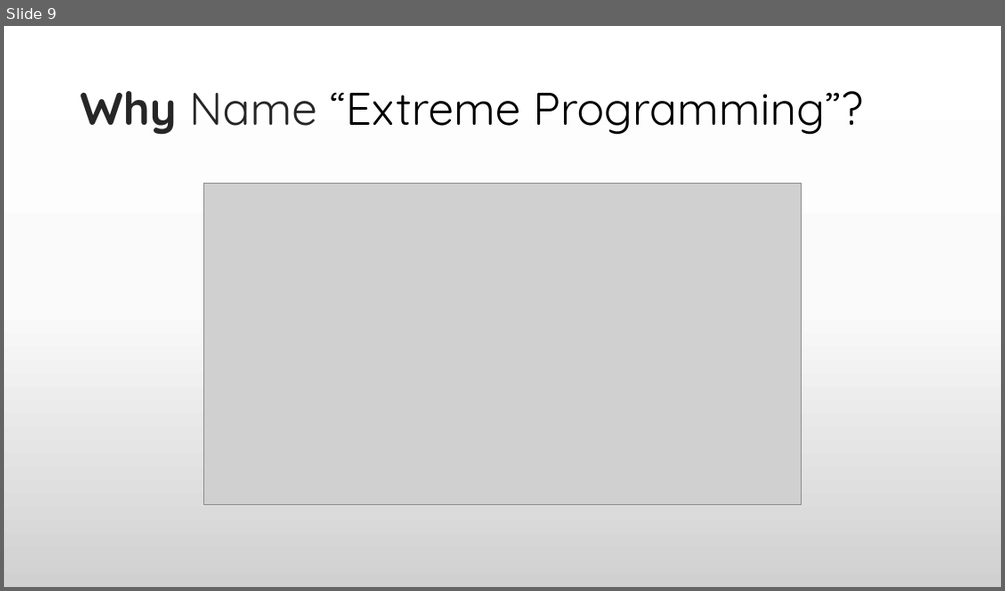
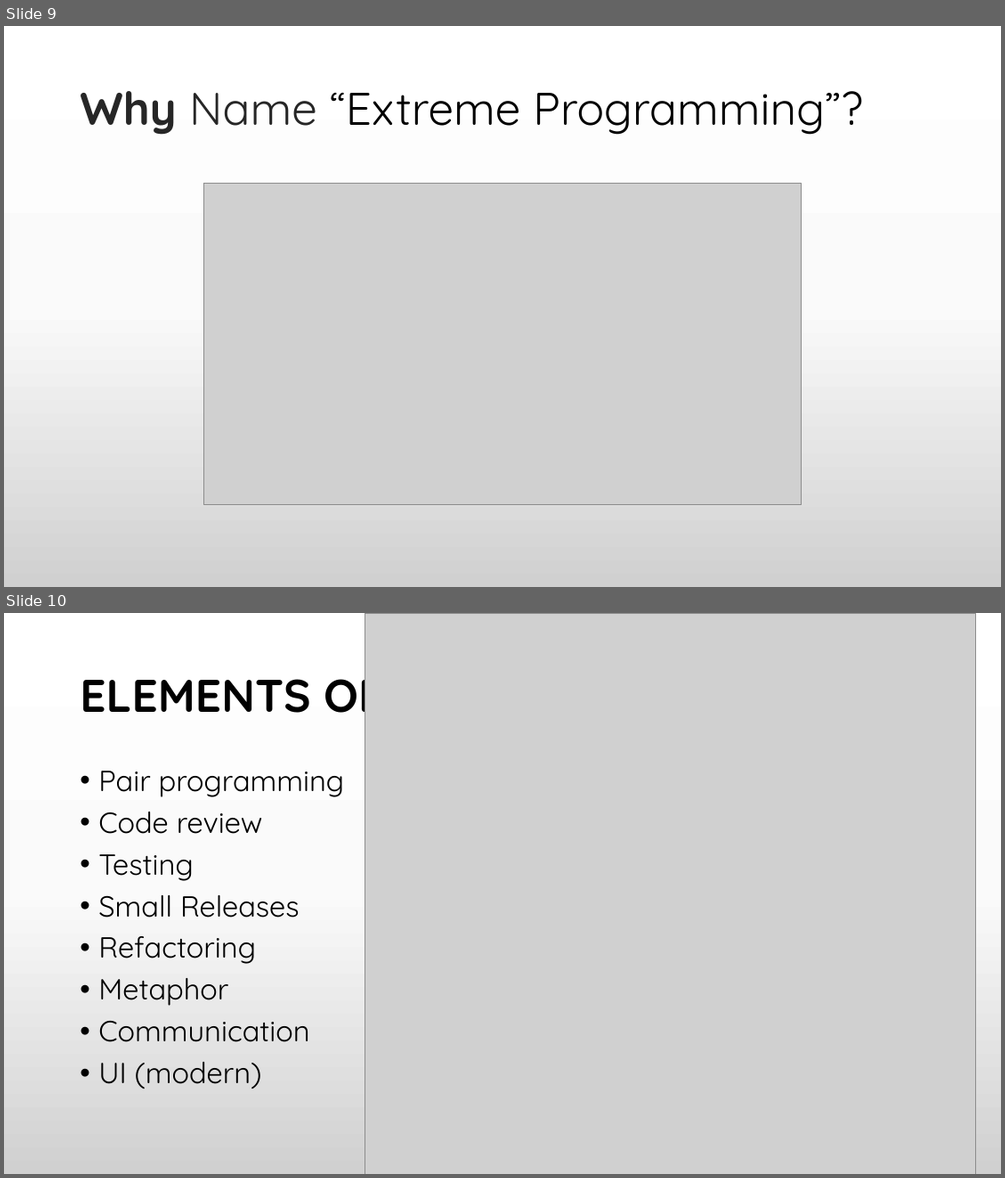
Before and after one commit to praash47/aasn-iii, a slide deck: extreme_programming.pptx. Shown one above the other, each under a label of ours: slide 9 before the commit, slides 9 and 10 after it. The pictures are 1005x591 and 1005x1178 pixels, drawn with LibreOffice and Linux fonts; fonts in the diff are those of the drawing; grey boxes stand for pictures. Boxes give left, top, right and bottom in pixels: in the first picture for what was removed or moved away, otherwise in the second. Text is boxed around its words. In the diff, an @@ line names an element or a change of style, - is before the commit and + after.

```diff
--- a/extreme_programming.pptx
+++ b/extreme_programming.pptx
@@ slide 10 added at (4,613,1001,1174), background gradient #FFFFFF to #FBFBFB to #D1D1D1 @@
@@ picture added at (364,613,975,1174) @@
@@ title added at (80,664,384,723), 44 pt, text #000000, bold @@
+ELEMENTS OF XP
@@ text added at (98,771,345,1088), 28 pt, text #000000 @@
+• Pair programming
+• Code review
+• Testing
+• Small Releases
+• Refactoring
+• Metaphor
+• Communication
+• UI (modern)
```
Also in this commit, not shown: 4 other slides added.
